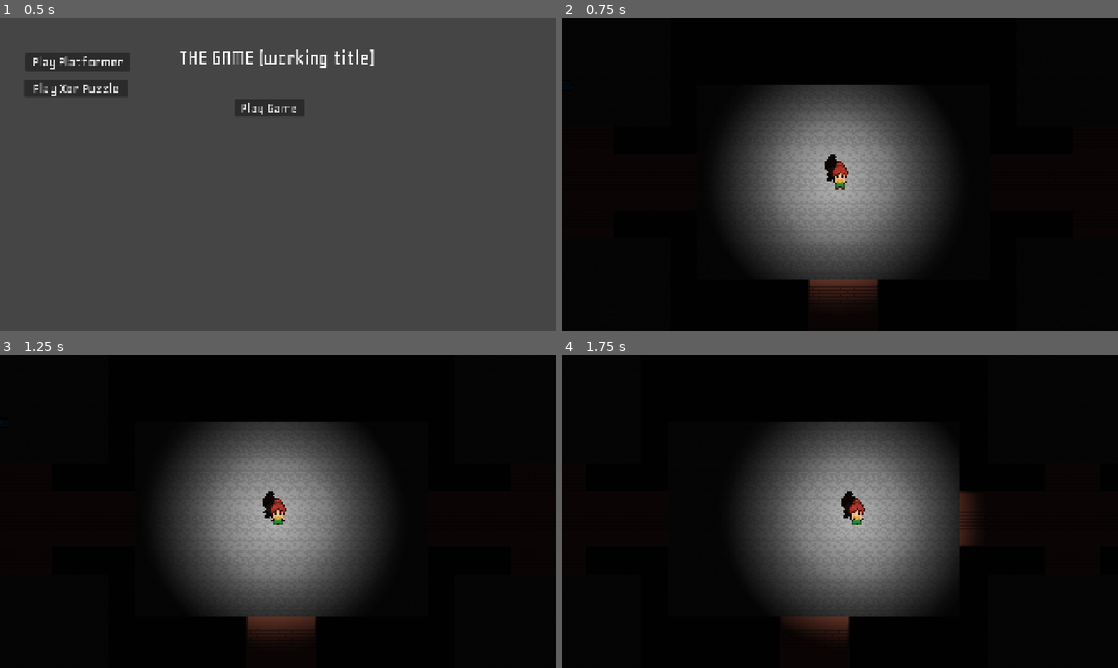
Above: before the commit, frames 1-4 (two rows, left to right).
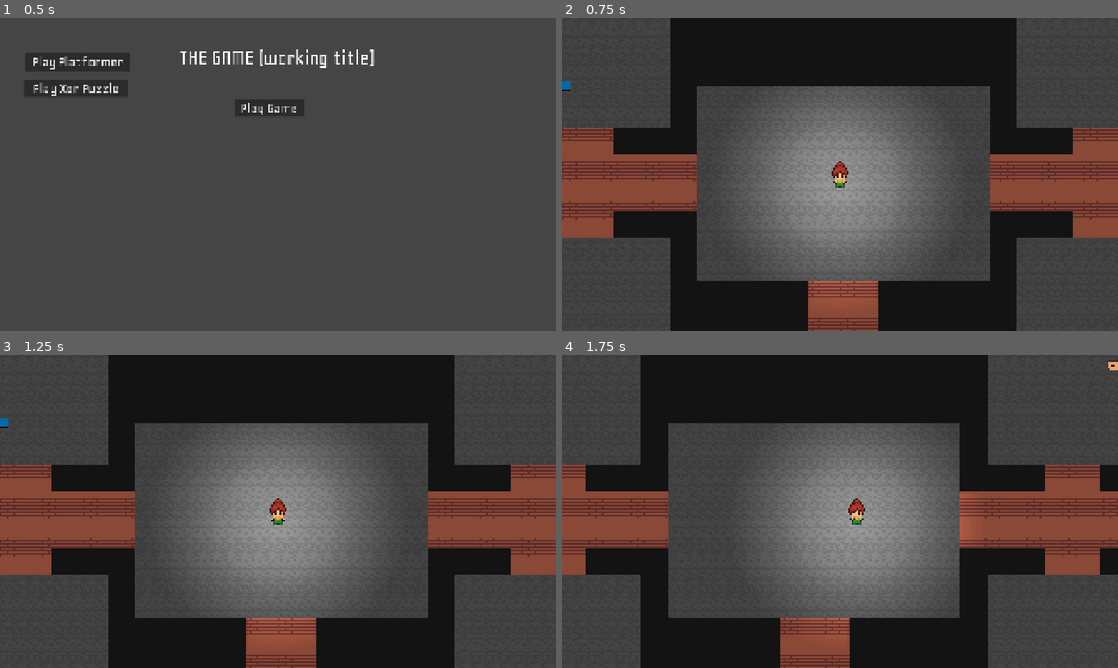
Above: after the commit, the same moments.

Repository: stratisco/GameJam2026
Game: Godot game, scene res://mainMenu/main_menu.tscn
Two runs of this game, one before a commit and one after it. Both use one fixed random seed, a clock stepped at 60 frames per second and the inputs below.
Inputs (mouse positions are in pixels of both pictures, inside the frame that each line leads up to):
- Up to frame 1 (0.5 s): no input
- Up to frame 2 (0.75 s): click "Play Game" at 0.5 s
- Up to frame 3 (1.25 s): no input
- Up to frame 4 (1.75 s): tap Enter at 1.25 s; move the mouse to (962, 495) at 1.27 s; hold D (player_right) from 1.28 s (still down); hold E (interact) from 1.28 s (still down); click (962, 495) at 1.42 s; tap Space (player_jump) at 1.52 s

Frame 1 is identical in both runs. In frame 2, 60% of the frame differs, in the area x 0-100%, y 0-100%; in frame 3, 61%; in frame 4, 60%.

Commit message:
fixed small merge issue

Diff:
--- a/scenes/main.tscn
+++ b/scenes/main.tscn
@@ -4,7 +4,7 @@
 [ext_resource type="PackedScene" uid="uid://cas6i70xqrfvb" path="res://player/player.tscn" id="2_sugp2"]
 [ext_resource type="PackedScene" uid="uid://x0v4oil1m3bu" path="res://creditCard/creditCard.tscn" id="3_sugp2"]
 [ext_resource type="PackedScene" uid="uid://rvcy2dqmcqi6" path="res://scenes/weird_puzzle_thing/weird_puzzle_thing.tscn" id="3_tbgi4"]
-[ext_resource type="PackedScene" uid="uid://bv7ljjknwbx4k" path="res://scenes/tv_thing/computer.tscn" id="4_jyhfs"]
+[ext_resource type="PackedScene" uid="uid://bv7ljjknwbx4k" path="res://scenes/tv_thing/computer.tscn" id="3_tefeu"]
 [ext_resource type="PackedScene" uid="uid://ghmfpfkebbi7" path="res://creditCard/creditCardGUI.tscn" id="4_jyhfs"]
 
 [node name="Node2D" type="Node2D" unique_id=2065037755]
@@ -12,30 +12,30 @@
 [node name="AffectedByShadow" type="Node2D" parent="." unique_id=779665360]
 
 [node name="GameMap" parent="AffectedByShadow" unique_id=965882172 instance=ExtResource("1_0wfyh")]
-[node name="Player" parent="." unique_id=1171151227 instance=ExtResource("2_sugp2")]
-unique_name_in_owner = true
-position = Vector2(993, 669)
 
 [node name="CreditCard" parent="AffectedByShadow" unique_id=948972031 instance=ExtResource("3_sugp2")]
 position = Vector2(62, 385)
 
-[node name="WeirdPuzzleThing" parent="AffectedByShadow" unique_id=1249777939 instance=ExtResource("3_tbgi4")]
+[node name="Computer" parent="AffectedByShadow" unique_id=1863644666 instance=ExtResource("3_tefeu")]
 position = Vector2(2112, 1168)
 
-[node name="Computer" parent="AffectedByShadow" unique_id=1863644666 instance=ExtResource("4_jyhfs")]
-position = Vector2(1746, 263)
+[node name="WeirdPuzzleThing" parent="AffectedByShadow" unique_id=1249777939 instance=ExtResource("3_tbgi4")]
+position = Vector2(2063, 187)
 
 [node name="CanvasModulate" type="CanvasModulate" parent="AffectedByShadow" unique_id=1045904958]
+visible = false
 color = Color(0.07683582, 0.07683582, 0.07683582, 1)
 
 [node name="NoShadow" type="CanvasLayer" parent="." unique_id=381471495]
 follow_viewport_enabled = true
 
-[node name="Player" parent="NoShadow" unique_id=1171151227 instance=ExtResource("2_sugp2")]
+[node name="Player" parent="NoShadow" unique_id=1758529995 instance=ExtResource("2_sugp2")]
+unique_name_in_owner = true
 position = Vector2(1020, 691)
 
 [node name="Camera2D" type="Camera2D" parent="NoShadow/Player" unique_id=1927055518]
 position_smoothing_enabled = true
+
 [node name="CanvasLayer" type="CanvasLayer" parent="." unique_id=1888214023]
 unique_name_in_owner = true
 
